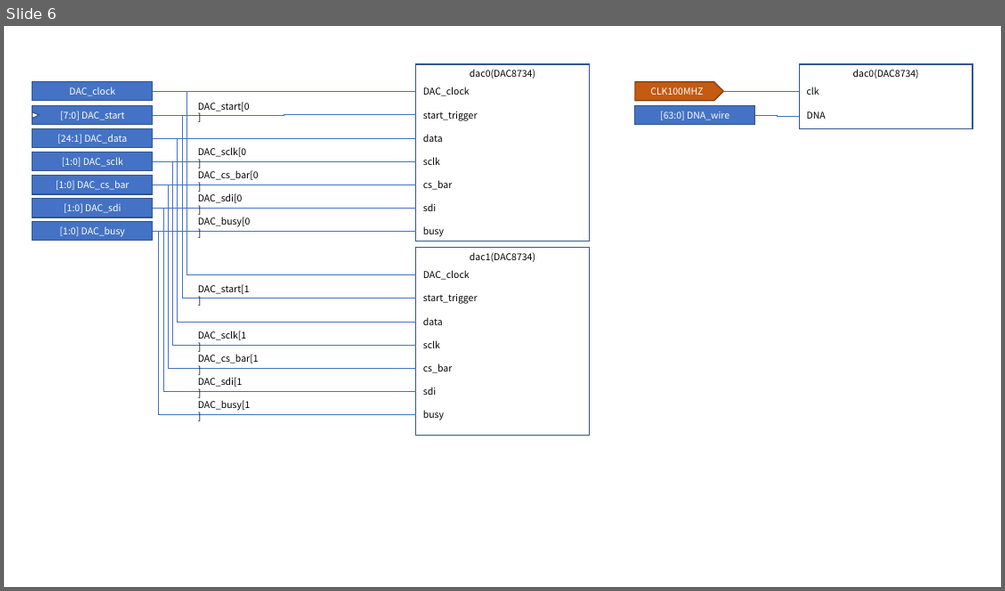
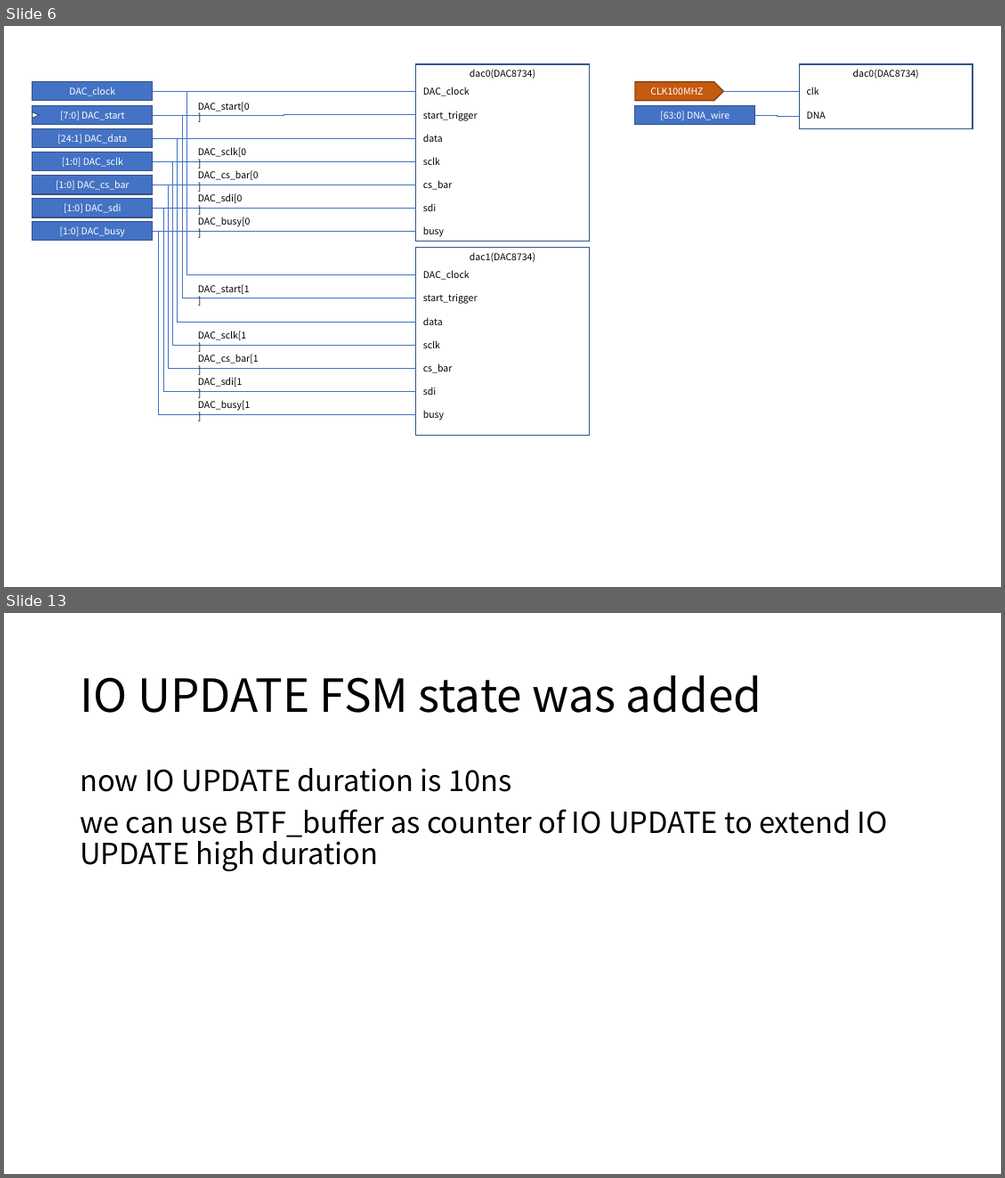
Before and after one commit to snu-quiqcl/AD9910, a slide deck: AD9912_MODULE.pptx. Shown one above the other, each under a label of ours: slide 6 before the commit, slides 6 and 13 after it; the slides between them are not shown. The pictures are 1005x591 and 1005x1178 pixels, drawn with LibreOffice and Linux fonts; fonts in the diff are those of the drawing. Boxes give left, top, right and bottom in pixels: in the first picture for what was removed or moved away, otherwise in the second. Text is boxed around its words. In the diff, an @@ line names an element or a change of style, - is before the commit and + after.

```diff
--- a/AD9912_MODULE.pptx
+++ b/AD9912_MODULE.pptx
@@ slide 13 added at bbox=[4, 613, 1001, 1174], background #FFFFFF @@
@@ title added at bbox=[80, 675, 762, 713], 44 pt, text #000000 @@
+IO UPDATE FSM state was added
@@ text added at bbox=[80, 768, 888, 871], 28 pt, text #000000 @@
+now IO UPDATE duration is 10ns
+we can use BTF_buffer as counter of IO UPDATE to extend IO UPDATE high duration
```
Also in this commit, not shown: 3 slides changed, 5 other slides added, 1 slide removed.
